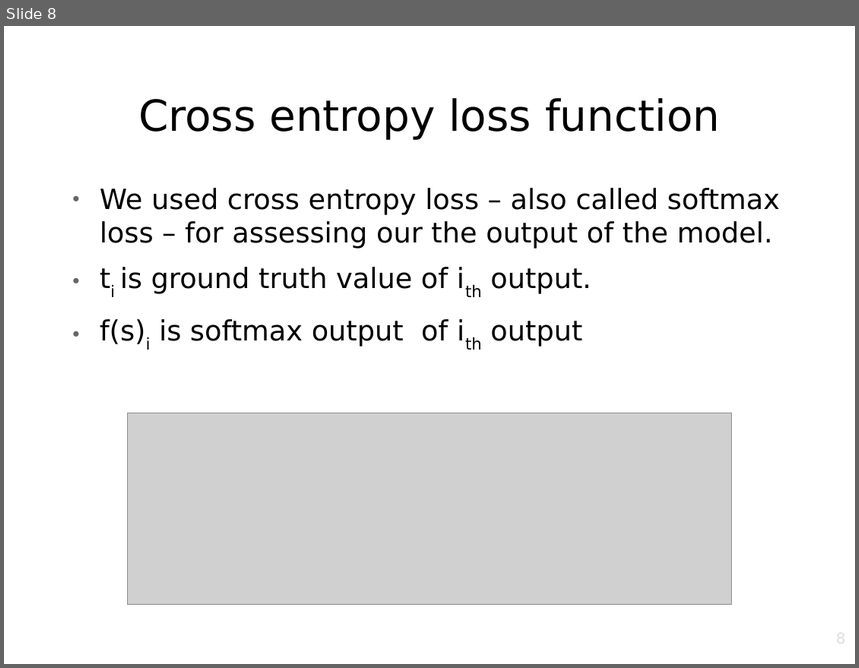
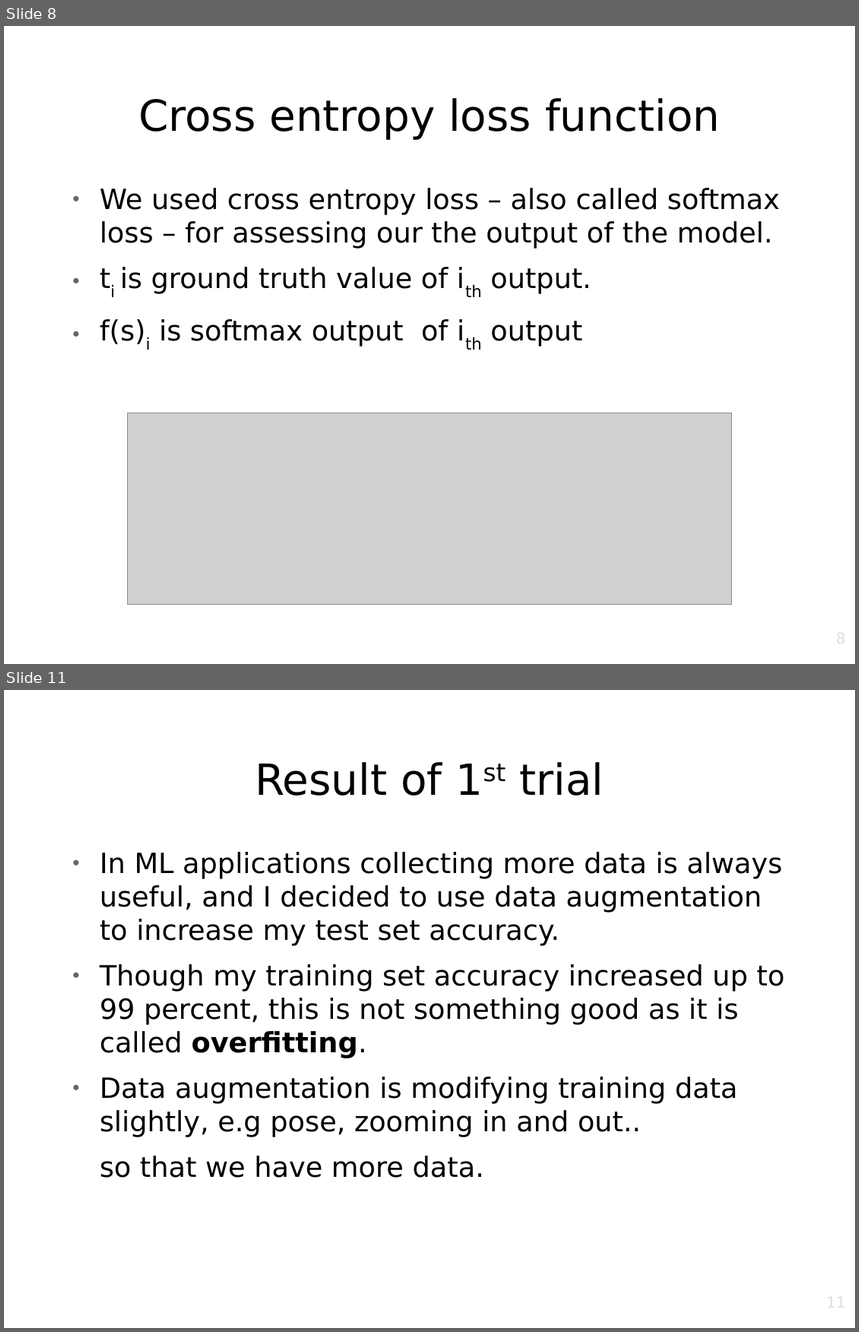
Before and after one commit to srknzl/cmpe462-project, a slide deck: Presentation.odp. Shown one above the other, each under a label of ours: slide 8 before the commit, slides 8 and 11 after it; the slides between them are not shown. The pictures are 859x668 and 859x1332 pixels, drawn with LibreOffice and Linux fonts; fonts in the diff are those of the drawing; grey boxes stand for pictures; background and template pictures are left out. Boxes give left, top, right and bottom in pixels: in the first picture for what was removed or moved away, otherwise in the second. Text is boxed around its words. In the diff, an @@ line names an element or a change of style, - is before the commit and + after.

Commit message:
Try data augmentation hasnt finished the training yet, 11k images now

```diff
--- a/Presentation.odp
+++ b/Presentation.odp
@@ slide 11 added at (4, 690, 855, 1328), background picture (left out) @@
@@ title added at (255, 762, 604, 796), 40 pt, text #000000 @@
+Result of 1st trial
@@ text added at (100, 852, 785, 1178), 26 pt, text #000000 @@
+● In ML applications collecting more data is always useful, and I decided to use data augmentation to increase my test set accuracy.
+● Though my training set accuracy increased up to 99 percent, this is not something good as it is called overfitting.
+● Data augmentation is modifying training data slightly, e.g pose, zooming in and out..
+so that we have more data.
@@ page number added at (648, 1294, 847, 1328), 14 pt, text #DDDDDD @@
+11
```
Also in this commit, not shown: 3 other slides added, 1 slide removed, 3 other files.
